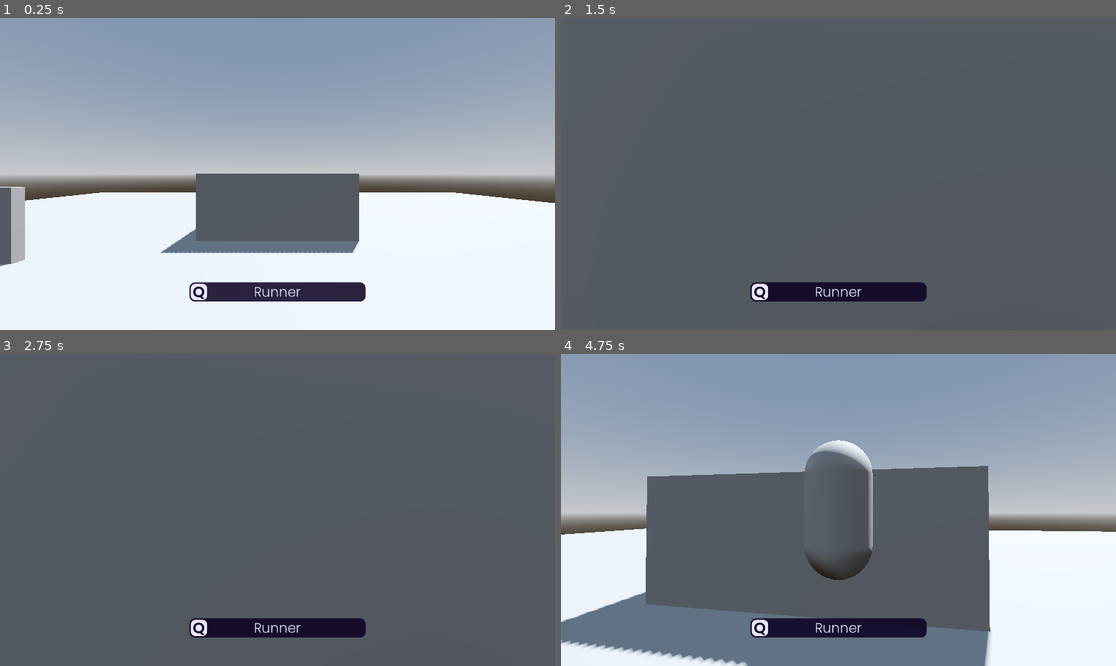
Above: before the commit, frames 1-4 (two rows, left to right).
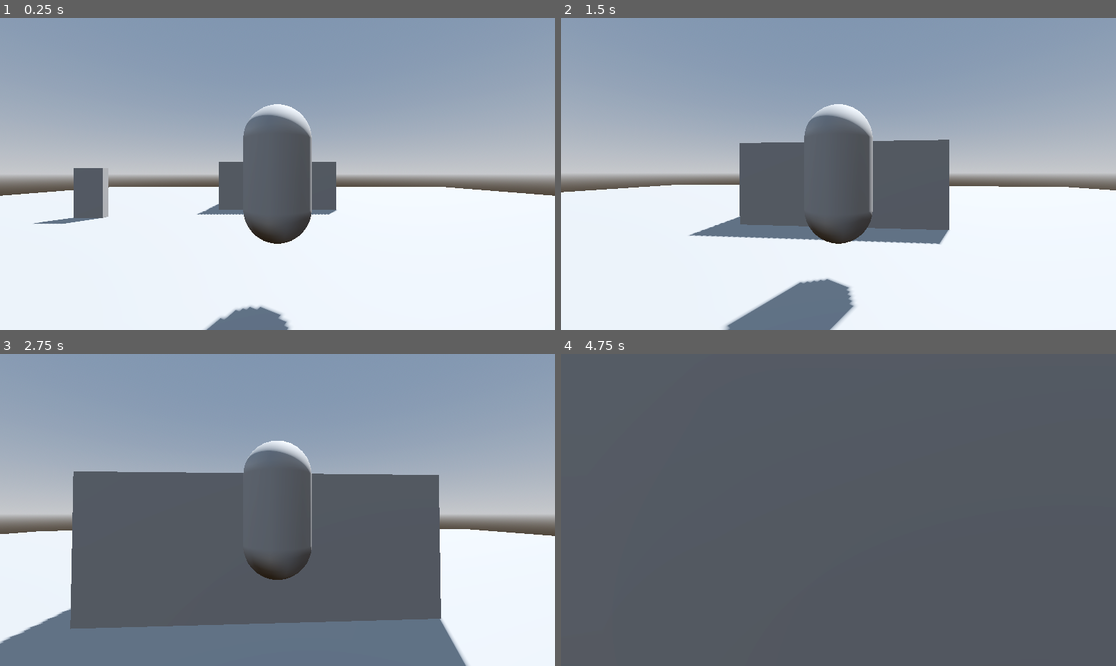
Above: after the commit, the same moments.

Repository: CrispyMD/Escape-The-Establishment
Game: Godot game, scene res://scenes/main_level.tscn
The game is run twice, just before and just after one commit, with the same random seed, the same clock (stepped at 60 frames per second) and the same inputs.
Inputs (mouse positions are in pixels of both pictures, inside the frame that each line leads up to):
- Up to frame 1 (0.25 s): no input
- Up to frame 2 (1.5 s): move the mouse to (866, 174) at 0.52 s; hold Space (jump) 0.53-1.28 s; hold W (forward) from 0.53 s (still down); tap Q (ability) at 0.6 s; move the mouse to (810, 174) at 1.27 s; tap Space (jump) at 1.35 s
- Up to frame 3 (2.75 s): keep holding W (forward); tap Space (jump) at 1.52, 1.82 s; tap Q (ability) at 1.55, 2.1 s; move the mouse to (288, 503) at 2.02 s; hold Space (jump) from 2.03 s (still down)
- Up to frame 4 (4.75 s): keep holding W (forward); move the mouse to (832, 516) at 2.77 s; release Space (jump) at 2.78 s; tap E (interact) at 2.85 s; tap Space (jump) at 3.02, 3.32, 4.52 s; tap Q (ability) at 3.05, 4.35 s; move the mouse to (877, 513) at 3.52 s; hold Space (jump) 3.53-4.28 s; tap F (switch_pov) at 3.6 s; move the mouse to (794, 506) at 4.27 s

The runs differ from the first frame. In frame 1, 13% of the frame differs, in the area x 0-100%, y 27-100%; in frame 2, 88%, in the area x 0-100%, y 0-100%; in frame 3, 68%; in frame 4, 71%.

Commit message:
✨ Added a trap, 🚧 Trapper ability in progress, 💩 Bad function names LOL

Diff:
--- a/Escape The Establishment/scenes/character.tscn
+++ b/Escape The Establishment/scenes/character.tscn
@@ -108,6 +108,18 @@
 tracks/2/interp = 1
 tracks/2/loop_wrap = true
 tracks/2/keys = {
+"times": PackedFloat32Array(0),
+"transitions": PackedFloat32Array(1),
+"update": 1,
+"values": [true]
+}
+tracks/3/type = "value"
+tracks/3/imported = false
+tracks/3/enabled = true
+tracks/3/path = NodePath(".:can_move")
+tracks/3/interp = 1
+tracks/3/loop_wrap = true
+tracks/3/keys = {
 "times": PackedFloat32Array(0),
 "transitions": PackedFloat32Array(1),
 "update": 1,
@@ -154,10 +166,53 @@
 "values": [false, true]
 }
 
+[sub_resource type="Animation" id="Animation_yu82u"]
+resource_name = "trapped"
+length = 2.0
+tracks/0/type = "value"
+tracks/0/imported = false
+tracks/0/enabled = true
+tracks/0/path = NodePath(".:can_jump")
+tracks/0/interp = 1
+tracks/0/loop_wrap = true
+tracks/0/keys = {
+"times": PackedFloat32Array(0, 2),
+"transitions": PackedFloat32Array(1, 1),
+"update": 1,
+"values": [false, true]
+}
+tracks/1/type = "method"
+tracks/1/imported = false
+tracks/1/enabled = true
+tracks/1/path = NodePath(".")
+tracks/1/interp = 1
+tracks/1/loop_wrap = true
+tracks/1/keys = {
+"times": PackedFloat32Array(0),
+"transitions": PackedFloat32Array(1),
+"values": [{
+"args": [],
+"method": &"a"
+}]
+}
+tracks/2/type = "value"
+tracks/2/imported = false
+tracks/2/enabled = true
+tracks/2/path = NodePath(".:can_move")
+tracks/2/interp = 1
+tracks/2/loop_wrap = true
+tracks/2/keys = {
+"times": PackedFloat32Array(0, 2),
+"transitions": PackedFloat32Array(1, 1),
+"update": 1,
+"values": [false, true]
+}
+
 [sub_resource type="AnimationLibrary" id="AnimationLibrary_bsdr0"]
 _data = {
 "RESET": SubResource("Animation_6d3a8"),
-"runner_ability_timer": SubResource("Animation_kbgcf")
+"runner_ability_timer": SubResource("Animation_kbgcf"),
+"trapped": SubResource("Animation_yu82u")
 }
 
 [node name="Character" type="CharacterBody3D"]
--- a/Escape The Establishment/scenes/main_level.tscn
+++ b/Escape The Establishment/scenes/main_level.tscn
@@ -1,8 +1,9 @@
-[gd_scene load_steps=9 format=3 uid="uid://cat1tfhnntnv8"]
+[gd_scene load_steps=10 format=3 uid="uid://cat1tfhnntnv8"]
 
 [ext_resource type="PackedScene" uid="uid://bro1jq2gxhirb" path="res://scenes/computer.tscn" id="2_5x8c8"]
 [ext_resource type="PackedScene" uid="uid://c46lq417eb8j6" path="res://scenes/door.tscn" id="3_x7cd2"]
 [ext_resource type="PackedScene" uid="uid://bte1j3ynvf0re" path="res://scenes/character.tscn" id="3_ysn0m"]
+[ext_resource type="PackedScene" uid="uid://c1yc6wbx5nqpi" path="res://scenes/trap.tscn" id="4_3u16c"]
 
 [sub_resource type="ProceduralSkyMaterial" id="ProceduralSkyMaterial_6cubu"]
 sky_horizon_color = Color(0.64625, 0.65575, 0.67075, 1)
@@ -99,5 +100,8 @@
 [node name="Character" parent="." instance=ExtResource("3_ysn0m")]
 transform = Transform3D(1, 0, 0, 0, 1, 0, 0, 0, 1, 0, 2.46063, 0)
 
+[node name="Trap" parent="." instance=ExtResource("4_3u16c")]
+transform = Transform3D(1, 0, 0, 0, 1, 0, 0, 0, 1, -7, 0.197278, 5)
+
 [connection signal="pressed" from="CanvasLayer/MainMenu/MarginContainer/VBoxContainer/Host" to="." method="_on_host_pressed"]
 [connection signal="pressed" from="CanvasLayer/MainMenu/MarginContainer/VBoxContainer/Join" to="." method="_on_join_pressed"]
--- /dev/null
+++ b/Escape The Establishment/scenes/trap.tscn
@@ -0,0 +1,74 @@
+[gd_scene load_steps=10 format=3 uid="uid://c1yc6wbx5nqpi"]
+
+[ext_resource type="Script" path="res://scripts/trap.gd" id="1_rmsxj"]
+
+[sub_resource type="StandardMaterial3D" id="StandardMaterial3D_b0t4c"]
+albedo_color = Color(0.438277, 0.438277, 0.438277, 1)
+
+[sub_resource type="CylinderMesh" id="CylinderMesh_q602c"]
+material = SubResource("StandardMaterial3D_b0t4c")
+top_radius = 0.1
+bottom_radius = 0.1
+height = 0.1
+
+[sub_resource type="StandardMaterial3D" id="StandardMaterial3D_iq57e"]
+
+[sub_resource type="BoxMesh" id="BoxMesh_qhony"]
+material = SubResource("StandardMaterial3D_iq57e")
+size = Vector3(0.06, 0.015, 0.5)
+
+[sub_resource type="CylinderShape3D" id="CylinderShape3D_tmb2i"]
+height = 0.3
+radius = 0.25
+
+[sub_resource type="CylinderShape3D" id="CylinderShape3D_bxap7"]
+height = 0.1
+radius = 0.25
+
+[sub_resource type="Animation" id="Animation_qi5db"]
+resource_name = "trap_activated"
+length = 2.0
+tracks/0/type = "method"
+tracks/0/imported = false
+tracks/0/enabled = true
+tracks/0/path = NodePath(".")
+tracks/0/interp = 1
+tracks/0/loop_wrap = true
+tracks/0/keys = {
+"times": PackedFloat32Array(2),
+"transitions": PackedFloat32Array(1),
+"values": [{
+"args": [],
+"method": &"queue_free"
+}]
+}
+
+[sub_resource type="AnimationLibrary" id="AnimationLibrary_x53q0"]
+_data = {
+"trap_activated": SubResource("Animation_qi5db")
+}
+
+[node name="Trap" type="StaticBody3D"]
+script = ExtResource("1_rmsxj")
+
+[node name="MeshInstance3D" type="MeshInstance3D" parent="."]
+mesh = SubResource("CylinderMesh_q602c")
+
+[node name="MeshInstance3D" type="MeshInstance3D" parent="MeshInstance3D"]
+mesh = SubResource("BoxMesh_qhony")
+
+[node name="TrapArea" type="Area3D" parent="."]
+
+[node name="TrapCollision" type="CollisionShape3D" parent="TrapArea"]
+shape = SubResource("CylinderShape3D_tmb2i")
+
+[node name="CollisionShape3D" type="CollisionShape3D" parent="."]
+transform = Transform3D(1, 0, 0, 0, 1, 0, 0, 0, 1, 0, -0.1, 0)
+shape = SubResource("CylinderShape3D_bxap7")
+
+[node name="AnimationPlayer" type="AnimationPlayer" parent="."]
+libraries = {
+"": SubResource("AnimationLibrary_x53q0")
+}
+
+[connection signal="body_entered" from="TrapArea" to="." method="_on_trap_area_body_entered"]
--- a/Escape The Establishment/scripts/character_script.gd
+++ b/Escape The Establishment/scripts/character_script.gd
@@ -11,16 +11,17 @@
 @onready var spring = $SpringArm3D
 
 @onready var camera_mode_is_fps = false
-@onready var is_beast = true
+@onready var is_beast = false
 signal interact_pressed
 @onready var progress_bar = $CharacterUI/ProgressBar
 
 @export var chosen_ability: Ability
 @export var ability_on_cooldown = false
 @export var can_jump = true
+@export var can_move = true
 
 enum Ability {
-	Runner,
+	Runner,#DONE
 	Trapper,
 	Ninja,
 	Portaler, #this is the sombrar type portal
@@ -93,21 +94,28 @@
 	if Input.is_action_pressed("jump") and is_on_floor() and can_jump:
 		velocity.y = JUMP_VELOCITY
 
-	var input_dir = Input.get_vector("left", "right", "forward", "backward")
-	var direction
-	if camera_mode_is_fps:
-		direction = (head.transform.basis * Vector3(input_dir.x, 0, input_dir.y)).normalized()
-	else:
-		direction = (transform.basis * Vector3(input_dir.x, 0, input_dir.y)).normalized()
+	if can_move:
+		var input_dir = Input.get_vector("left", "right", "forward", "backward")
+		var direction
+		if camera_mode_is_fps:
+			direction = (head.transform.basis * Vector3(input_dir.x, 0, input_dir.y)).normalized()
+		else:
+			direction = (transform.basis * Vector3(input_dir.x, 0, input_dir.y)).normalized()
 
-	if direction:
-		velocity.x = direction.x * SPEED
-		velocity.z = direction.z * SPEED
-	else:
-		velocity.x = move_toward(velocity.x, 0, SPEED)
-		velocity.z = move_toward(velocity.z, 0, SPEED)
+		if direction:
+			velocity.x = direction.x * SPEED
+			velocity.z = direction.z * SPEED
+		else:
+			velocity.x = move_toward(velocity.x, 0, SPEED)
+			velocity.z = move_toward(velocity.z, 0, SPEED)
 
-	move_and_slide()
+		move_and_slide()
+
+func getAnimationPlayer() -> AnimationPlayer:
+	return $BeastAbilityAnimationPlayer
+
+func a():
+	print("fs")
 
 #func start_ability_cooldown_count(a: Ability):
 	#match a:
--- /dev/null
+++ b/Escape The Establishment/scripts/trap.gd
@@ -0,0 +1,42 @@
+extends StaticBody3D
+
+var whoPlacedMe: player = null
+var activated: bool = false
+var whoDidIcatch: player = null
+# Called when the node enters the scene tree for the first time.
+func _ready() -> void:
+	pass # Replace with function body.
+
+
+# Called every frame. 'delta' is the elapsed time since the previous frame.
+func _process(delta: float) -> void:
+	pass
+
+func fatherIsThatNotYou(body) -> bool:
+	#checks if the body is the same as who made trap
+	#basically returns true if player should be trapped by thingy
+	if whoPlacedMe == null: #if no one placed, everyone is trapped.
+		return true
+	if not body is player: #if body is not a player we dont care.
+		return false
+	if whoPlacedMe == body: #if body is who placed the trap we dont care.
+		return false
+	if whoPlacedMe.is_beast == body.is_beast: #see if players are on same team (beast or not), if they are we dont care.
+		return false
+	return true
+
+func _on_trap_area_body_entered(body: Node3D) -> void:
+	if not body is player: return
+	print("a")
+	if fatherIsThatNotYou(body):
+		print("b")
+		$AnimationPlayer.play("trap_activated")
+		whoDidIcatch = body
+		activated = true
+		body.getAnimationPlayer().play("trapped")
+		print("c")
+
+
+func setMyMaker(body: player):
+	if not body is player: return
+	whoPlacedMe = body
Not shown: 1 places in Escape The Establishment/scenes/character.tscn that only renumber resources
